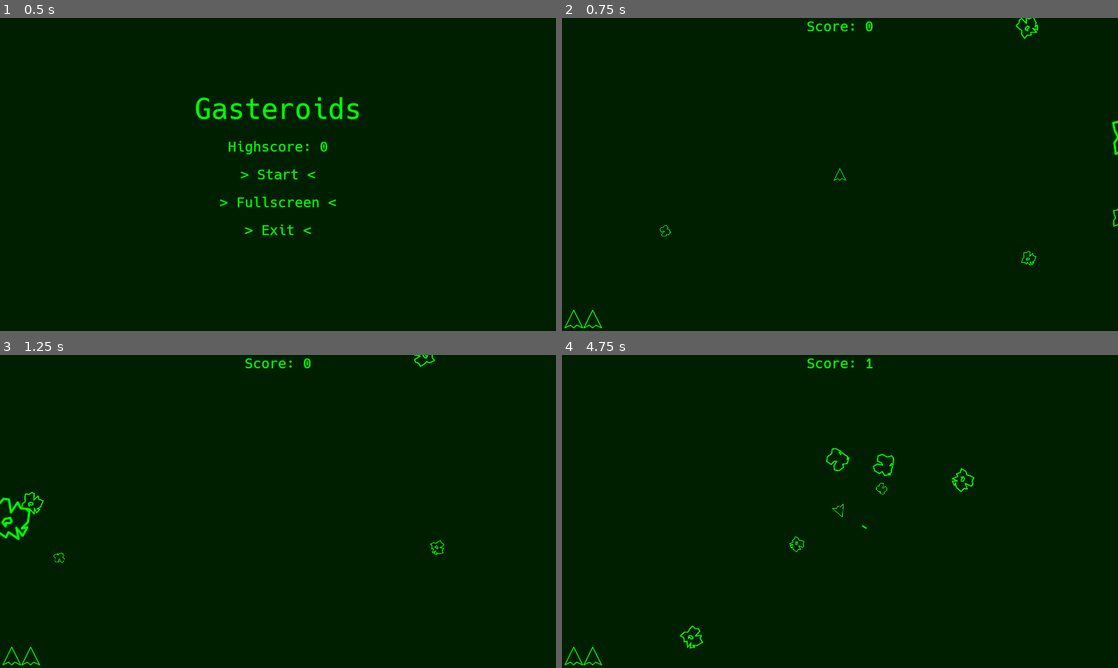
Above: before the commit, frames 1-4 (two rows, left to right).
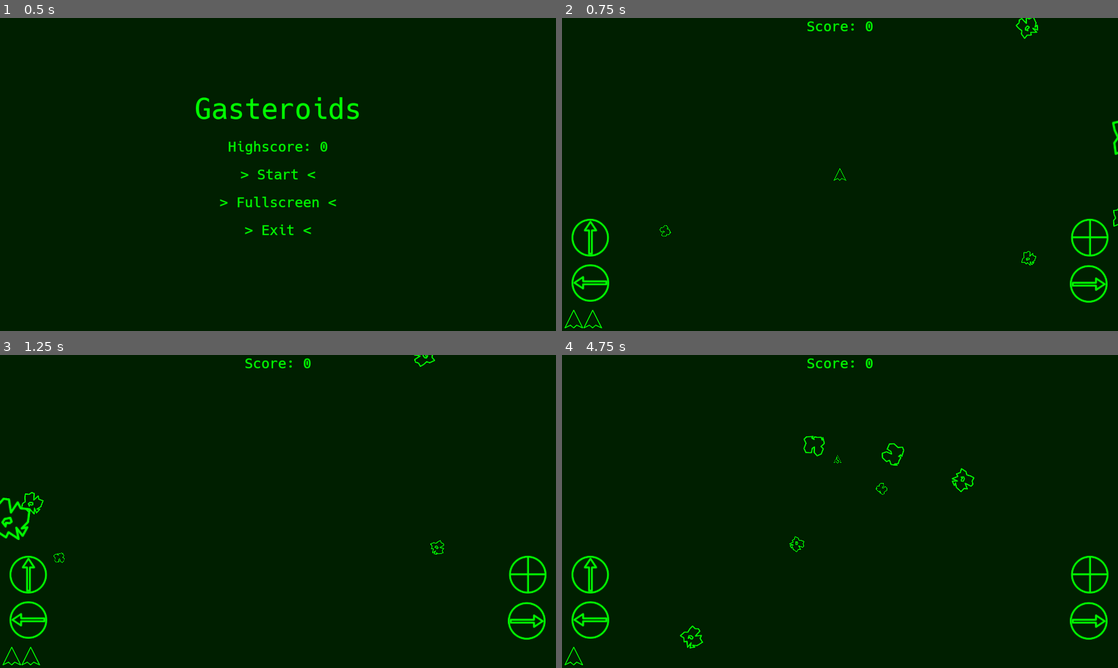
Above: after the commit, the same moments.

Repository: nalquas/gasteroids
Game: Godot game, scene res://scenes/Main.tscn
The game is run twice, just before and just after one commit, with the same random seed, the same clock (stepped at 60 frames per second) and the same inputs.
Inputs (mouse positions are in pixels of both pictures, inside the frame that each line leads up to):
- Up to frame 1 (0.5 s): no input
- Up to frame 2 (0.75 s): click "> Start <" at 0.5 s
- Up to frame 3 (1.25 s): no input
- Up to frame 4 (4.75 s): click (589, 574) at 1.27 s; click (1090, 574) at 2.02 s; click (589, 621) at 2.77 s; click (1090, 621) at 3.52 s; hold Right (ship_right) from 4.28 s (still down); hold Space (ship_shoot) from 4.28 s (still down)

Frame 1 is identical in both runs. In frame 2, 1.2% of the frame differs, in the area x 1-99%, y 64-92%; in frame 3, 1.2%; in frame 4, 1.6%, in the area x 1-99%, y 1-100%.

Commit message:
Implemented on-screen buttons

Diff:
--- a/Gasteroids/scenes/Game_GUI.tscn
+++ b/Gasteroids/scenes/Game_GUI.tscn
@@ -1,9 +1,11 @@
-[gd_scene load_steps=5 format=2]
+[gd_scene load_steps=7 format=2]
 
 [ext_resource path="res://scripts/Game_GUI.gd" type="Script" id=1]
 [ext_resource path="res://fonts/hack.tres" type="DynamicFont" id=2]
 [ext_resource path="res://assets/ship.png" type="Texture" id=3]
 [ext_resource path="res://fonts/hack_large.tres" type="DynamicFont" id=4]
+[ext_resource path="res://assets/button_arrow.png" type="Texture" id=5]
+[ext_resource path="res://assets/button_shoot.png" type="Texture" id=6]
 
 [node name="Game_GUI" type="Control"]
 anchor_right = 1.0
@@ -48,3 +50,78 @@
 text = "Game Over"
 align = 1
 valign = 1
+
+[node name="Thrust" type="TextureButton" parent="."]
+anchor_top = 1.0
+anchor_bottom = 1.0
+margin_left = 32.0
+margin_top = -388.0
+margin_right = 163.0
+margin_bottom = -256.0
+focus_mode = 0
+enabled_focus_mode = 0
+texture_normal = ExtResource( 5 )
+texture_pressed = ExtResource( 5 )
+texture_hover = ExtResource( 5 )
+texture_disabled = ExtResource( 5 )
+texture_focused = ExtResource( 5 )
+
+[node name="Shoot" type="TextureButton" parent="."]
+anchor_left = 1.0
+anchor_top = 1.0
+anchor_right = 1.0
+anchor_bottom = 1.0
+margin_left = -163.0
+margin_top = -388.0
+margin_right = -32.0
+margin_bottom = -256.0
+focus_mode = 0
+enabled_focus_mode = 0
+texture_normal = ExtResource( 6 )
+texture_pressed = ExtResource( 6 )
+texture_hover = ExtResource( 6 )
+texture_disabled = ExtResource( 6 )
+texture_focused = ExtResource( 6 )
+
+[node name="Left" type="TextureButton" parent="."]
+anchor_top = 1.0
+anchor_bottom = 1.0
+margin_left = 32.0
+margin_top = -100.0
+margin_right = 163.0
+margin_bottom = 32.0
+rect_rotation = 270.0
+focus_mode = 0
+enabled_focus_mode = 0
+texture_normal = ExtResource( 5 )
+texture_pressed = ExtResource( 5 )
+texture_hover = ExtResource( 5 )
+texture_disabled = ExtResource( 5 )
+texture_focused = ExtResource( 5 )
+
+[node name="Right" type="TextureButton" parent="."]
+anchor_left = 1.0
+anchor_top = 1.0
+anchor_right = 1.0
+anchor_bottom = 1.0
+margin_left = -35.0
+margin_top = -228.0
+margin_right = 96.0
+margin_bottom = -96.0
+rect_rotation = 90.0
+focus_mode = 0
+enabled_focus_mode = 0
+texture_normal = ExtResource( 5 )
+texture_pressed = ExtResource( 5 )
+texture_hover = ExtResource( 5 )
+texture_disabled = ExtResource( 5 )
+texture_focused = ExtResource( 5 )
+
+[connection signal="button_down" from="Thrust" to="." method="_on_Thrust_button_down"]
+[connection signal="button_up" from="Thrust" to="." method="_on_Thrust_button_up"]
+[connection signal="button_down" from="Shoot" to="." method="_on_Shoot_button_down"]
+[connection signal="button_up" from="Shoot" to="." method="_on_Shoot_button_up"]
+[connection signal="button_down" from="Left" to="." method="_on_Left_button_down"]
+[connection signal="button_up" from="Left" to="." method="_on_Left_button_up"]
+[connection signal="button_down" from="Right" to="." method="_on_Right_button_down"]
+[connection signal="button_up" from="Right" to="." method="_on_Right_button_up"]
--- a/Gasteroids/scripts/Game_GUI.gd
+++ b/Gasteroids/scripts/Game_GUI.gd
@@ -1,7 +1,17 @@
 extends Control
 
+var pressedThrust = false
+var pressedLeft = false
+var pressedRight = false
+var pressedShoot = false
+
 func _ready():
-	pass
+	#If on mobile, show touch overlay (buttons):
+	var name = OS.get_name()
+	if name=="Android" or name=="iOS" or name=="UWP":
+		setTouchOverlay(true)
+	else:
+		setTouchOverlay(true)
 
 func setGameOver(gameover):
 	$GameOver.visible = gameover
@@ -12,3 +22,37 @@
 func setRespawns(respawns):
 	$Respawns.margin_right=131*respawns
 	$Respawns.rect_size=Vector2(131*respawns,131)
+
+func setTouchOverlay(show):
+	$Thrust.visible = show
+	$Thrust.disabled = !show
+	$Shoot.visible = show
+	$Shoot.disabled = !show
+	$Left.visible = show
+	$Left.disabled = !show
+	$Right.visible = show
+	$Right.disabled = !show
+
+func _on_Thrust_button_down():
+	pressedThrust = true
+
+func _on_Thrust_button_up():
+	pressedThrust = false
+
+func _on_Shoot_button_down():
+	pressedShoot = true
+
+func _on_Shoot_button_up():
+	pressedShoot = false
+
+func _on_Left_button_down():
+	pressedLeft = true
+
+func _on_Left_button_up():
+	pressedLeft = false
+
+func _on_Right_button_down():
+	pressedRight = true
+
+func _on_Right_button_up():
+	pressedRight = false
--- a/Gasteroids/scripts/Ship.gd
+++ b/Gasteroids/scripts/Ship.gd
@@ -29,18 +29,30 @@
 			$AnimatedSprite.scale=Vector2(0,0)
 
 	if running:
+		#Get Touch input map
+
+		var touchThrust = false
+		var touchLeft = false
+		var touchRight = false
+		var touchShoot = false
+		if "Game" in get_parent().name:
+			touchThrust = get_parent().get_node("Game_GUI").pressedThrust
+			touchLeft = get_parent().get_node("Game_GUI").pressedLeft
+			touchRight = get_parent().get_node("Game_GUI").pressedRight
+			touchShoot = get_parent().get_node("Game_GUI").pressedShoot
+
 		#Immunity deactivation
 		if waitingForImmuneStop and OS.get_system_time_msecs()-t_immune>3000:
 			setImmune(false)
 
 		#Rotation
-		if Input.is_action_pressed("ship_left"):
+		if Input.is_action_pressed("ship_left") or touchLeft:
 			rotation_degrees-=delta*rotation_factor
-		elif Input.is_action_pressed("ship_right"):
+		elif Input.is_action_pressed("ship_right") or touchRight:
 			rotation_degrees+=delta*rotation_factor
 
 		#Thrusting
-		if Input.is_action_pressed("ship_thrust"):
+		if Input.is_action_pressed("ship_thrust") or touchThrust:
 			speed+=Vector2(sin(rotation),cos(rotation))*thrust_factor
 			if waitingForImmuneStop:
 				playAnimation("boost_immune")
@@ -53,7 +65,7 @@
 				playAnimation("default")
 
 		#Firing
-		if Input.is_action_pressed("ship_shoot") and OS.get_system_time_msecs()-t_shot>333:
+		if (Input.is_action_pressed("ship_shoot") or touchShoot) and OS.get_system_time_msecs()-t_shot>333:
 			emit_signal("shoot")
 			t_shot=OS.get_system_time_msecs()
 
Binary file added: Gasteroids/assets/button_arrow.png
Not shown, added: Gasteroids/assets/button_arrow.png.import
Binary file added: Gasteroids/assets/button_shoot.png
Not shown, added: Gasteroids/assets/button_shoot.png.import
